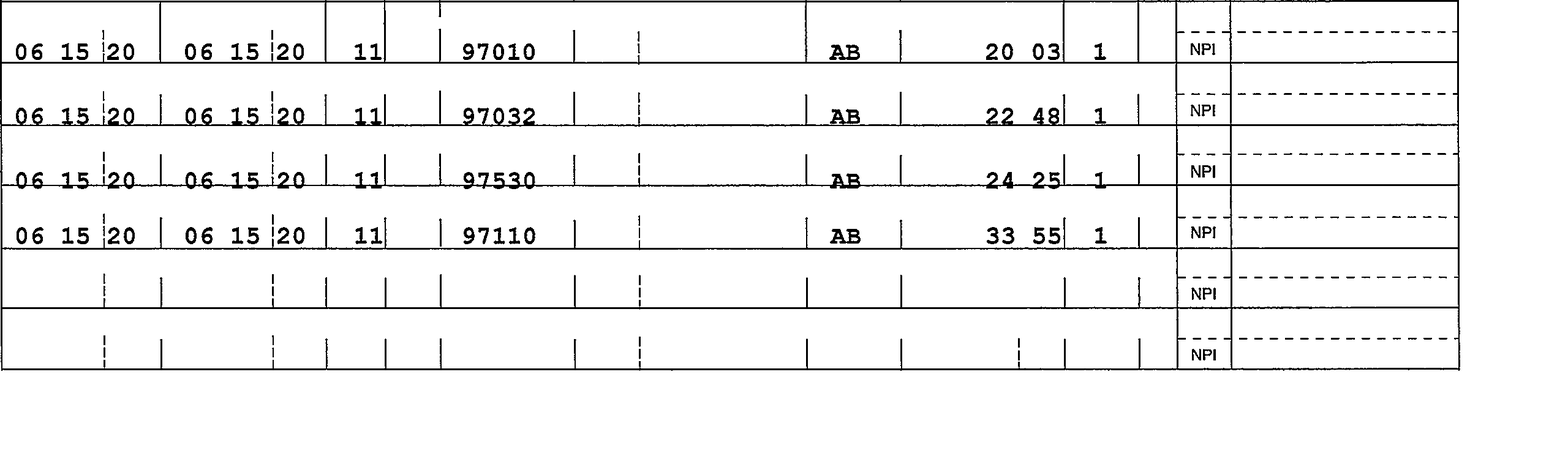
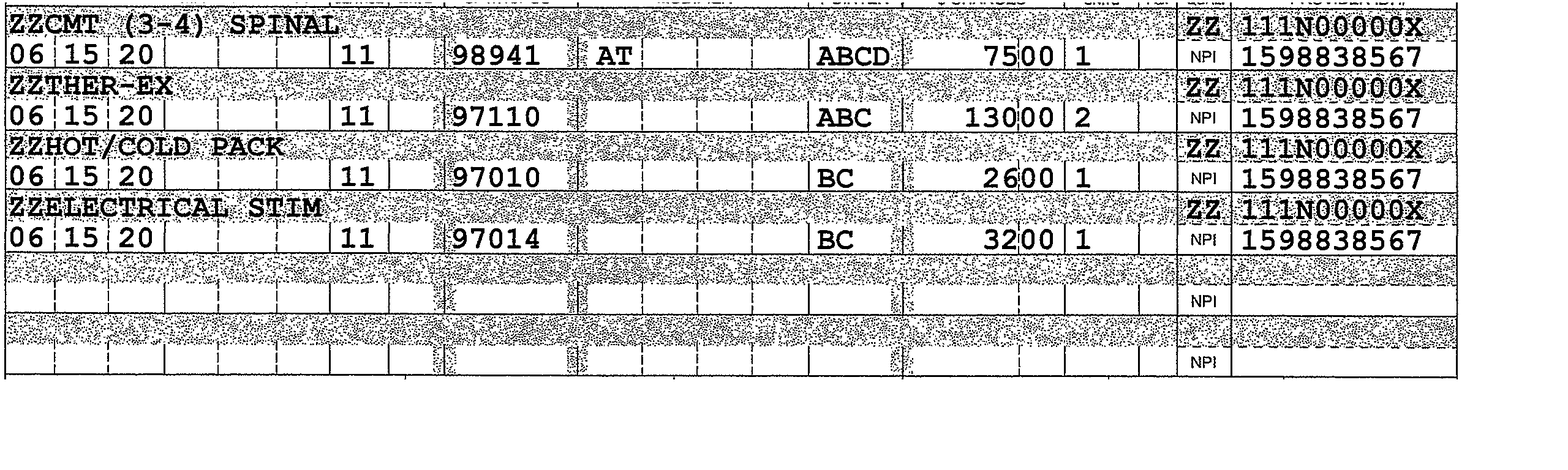
Two versions of the same layered image (1568×470). Layer-by-layer changes:
hid "Pasted Layer #2" over [0, 0, 1461, 372]
added layer "Pasted Layer #3" above "Background" over [4, 2, 1459, 380]
